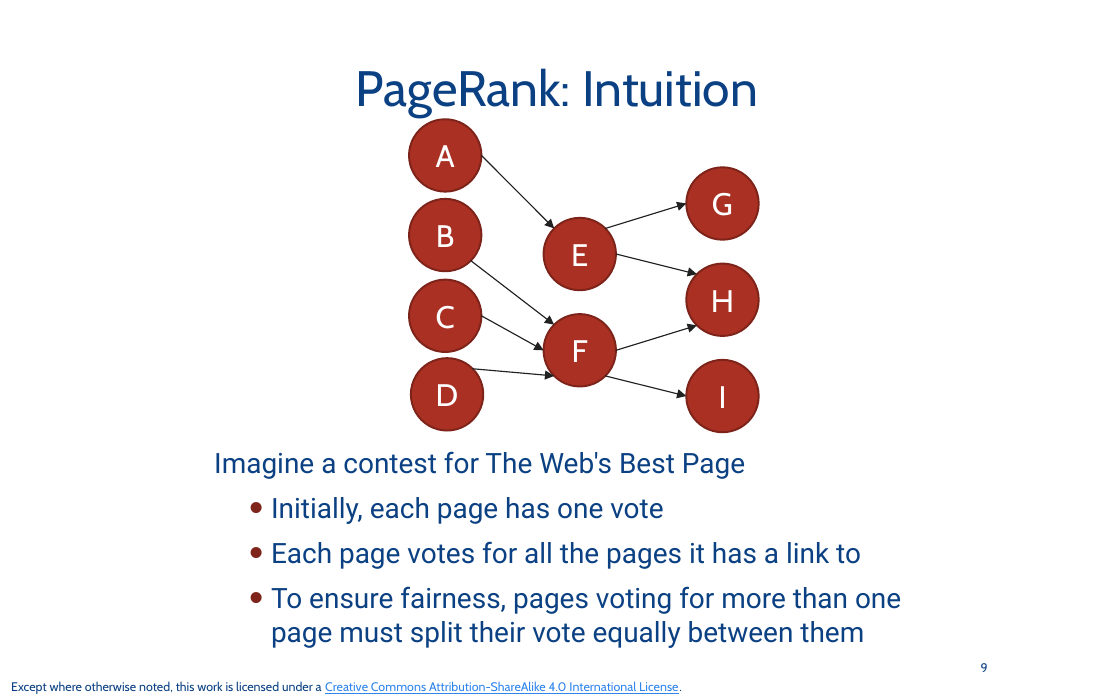
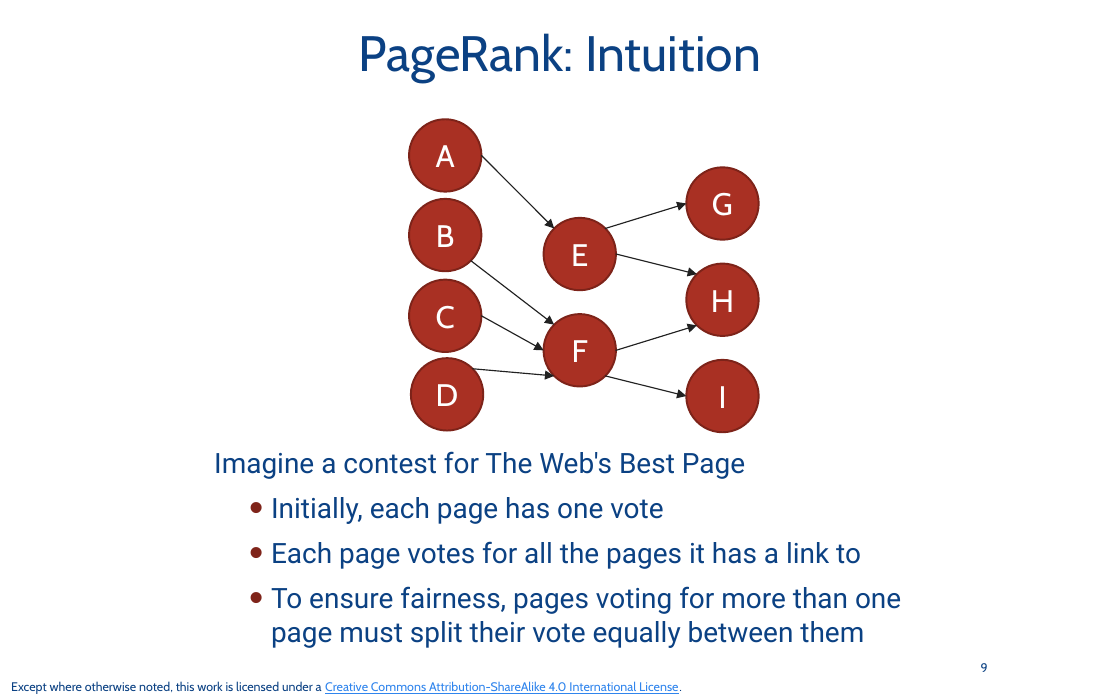
Before and after one commit to odpi/OpenDS4All, a slide deck: slide 9 of opends4all-resources/opends4all-scalable-data-processing/GRAPHS-PAGERANK-centrality.pptx. Drawn at 1120x700 pixels with LibreOffice and Linux fonts; fonts in the diff are those of the drawing. Boxes give left, top, right and bottom in pixels: in the first picture for what was removed or moved away, otherwise in the second. Text is boxed around its words. In the diff, an @@ line names an element or a change of style, - is before the commit and + after.

```diff
--- a/opends4all-resources/opends4all-scalable-data-processing/GRAPHS-PAGERANK-centrality.pptx
+++ b/opends4all-resources/opends4all-scalable-data-processing/GRAPHS-PAGERANK-centrality.pptx
@@ title "PageRank: Intuition": place and size @@
-title "PageRank: Intuition" at box(356, 68, 758, 116)
+title "PageRank: Intuition" at box(359, 33, 761, 82)
```
Also in this commit, not shown: 2 other slides changed, 1 slide removed, 2 other files.
